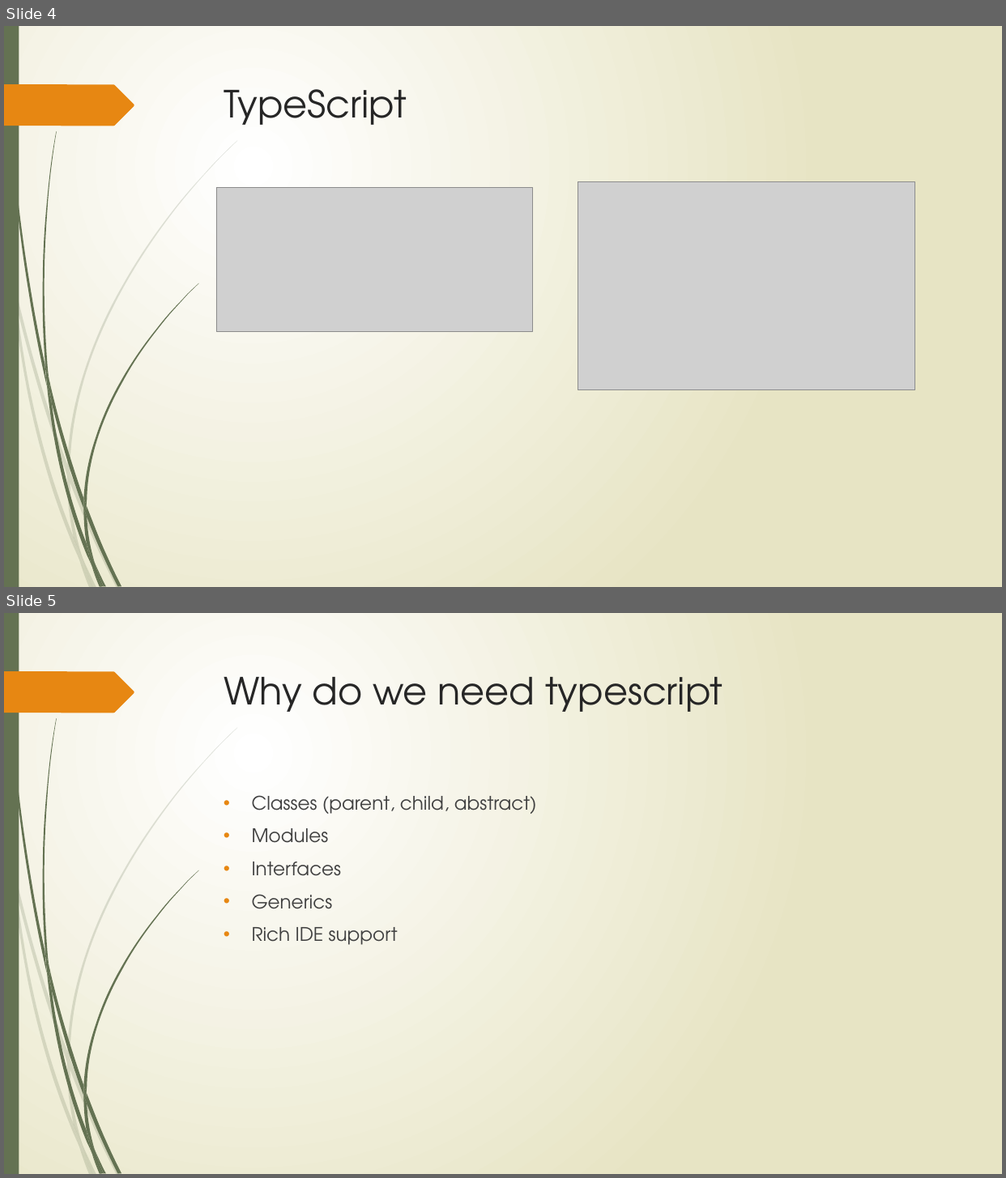
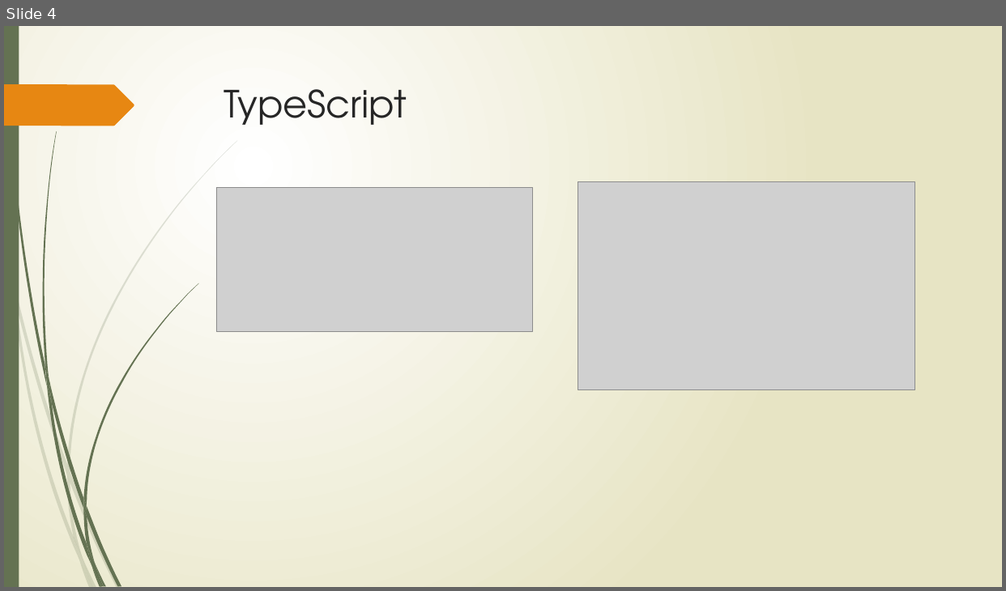
Before and after one commit to hanjia2014/TSDemo, a slide deck: TypeScript.pptx. Shown one above the other, each under a label of ours: slides 4 and 5 before the commit, slide 4 after it. The pictures are 1006x1178 and 1006x591 pixels, drawn with LibreOffice and Linux fonts; fonts in the diff are those of the drawing; grey boxes stand for pictures. Boxes give left, top, right and bottom in pixels: in the first picture for what was removed or moved away, otherwise in the second. Text is boxed around its words. In the diff, an @@ line names an element or a change of style, - is before the commit and + after.

```diff
--- a/TypeScript.pptx
+++ b/TypeScript.pptx
@@ slide 5 removed at (x1=4, y1=613, x2=1002, y2=1174), background gradient #FFFFFF to #E8E6C4; not listed: 24 template elements that a slide beside it also shows @@
@@ title removed at (x1=224, y1=677, x2=722, y2=712) @@
-Why do we need typescript
@@ text removed at (x1=252, y1=795, x2=537, y2=945) @@
-• Classes (parent, child, abstract)
-• Modules
-• Interfaces
-• Generics
-• Rich IDE support
```
Also in this commit, not shown: 1 slide changed, 1 slide added.
